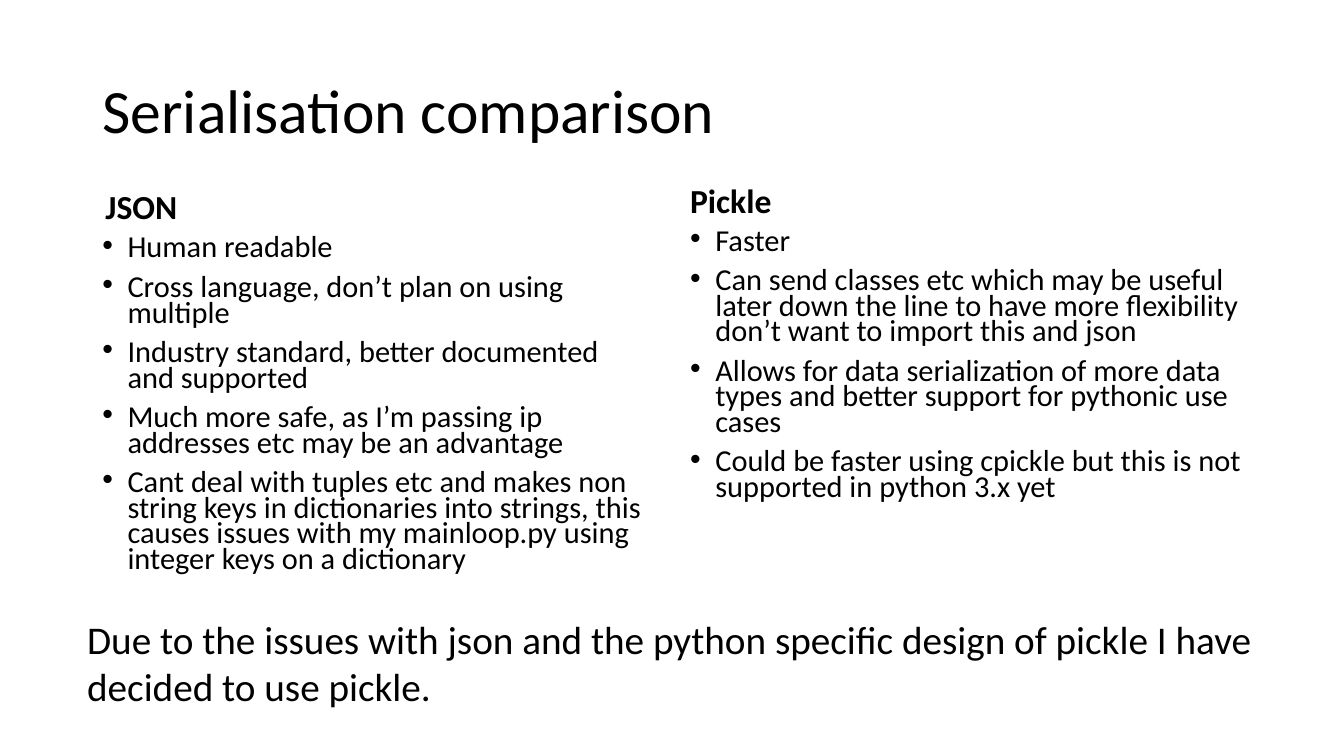
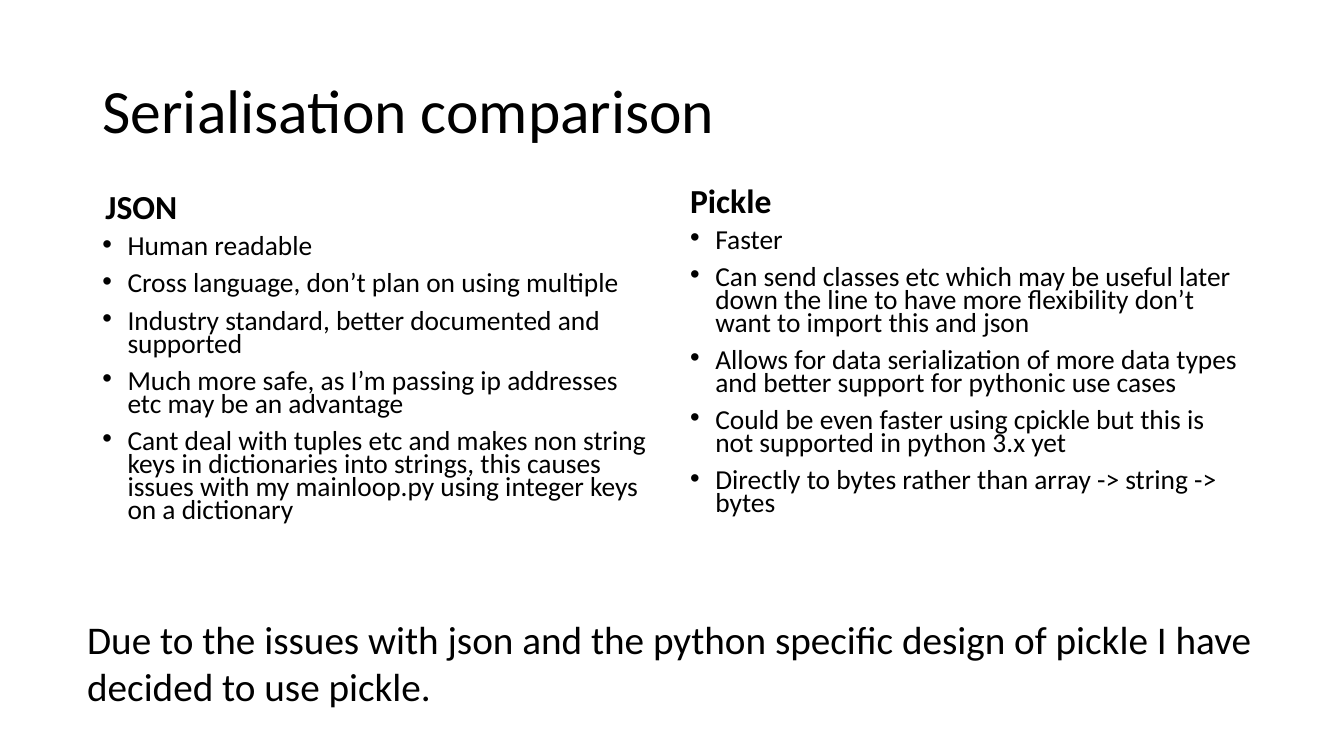
Before and after one commit to curtben1/actualCoursework, a slide deck: slide 24 of other/dev log.pptx. Drawn at 1344x756 pixels with LibreOffice and Linux fonts; fonts in the diff are those of the drawing. Boxes give left, top, right and bottom in pixels: in the first picture for what was removed or moved away, otherwise in the second. Text is boxed around its words. In the diff, an @@ line names an element or a change of style, - is before the commit and + after.

```diff
--- a/other/dev log.pptx
+++ b/other/dev log.pptx
@@ text "Human readable" at bbox=[128, 236, 646, 524]: size 21.7 to 19.6 pt @@
@@ text at bbox=[715, 231, 1236, 397]: size 21.7 to 19.6 pt in "Faster", "Can send classes etc which may be ...", "Allows for data serialization of more data ..." @@
@@ text at bbox=[715, 410, 1204, 517]: text changed; size 21.7 to 19.6 pt @@
-• Could be faster using cpickle but this is not supported in python 3.x yet
+• Could be even faster using cpickle but this is not supported in python 3.x yet
+• Directly to bytes rather than array -> string -> bytes
```
Also in this commit, not shown: 5 other slides changed, 5 other files.
